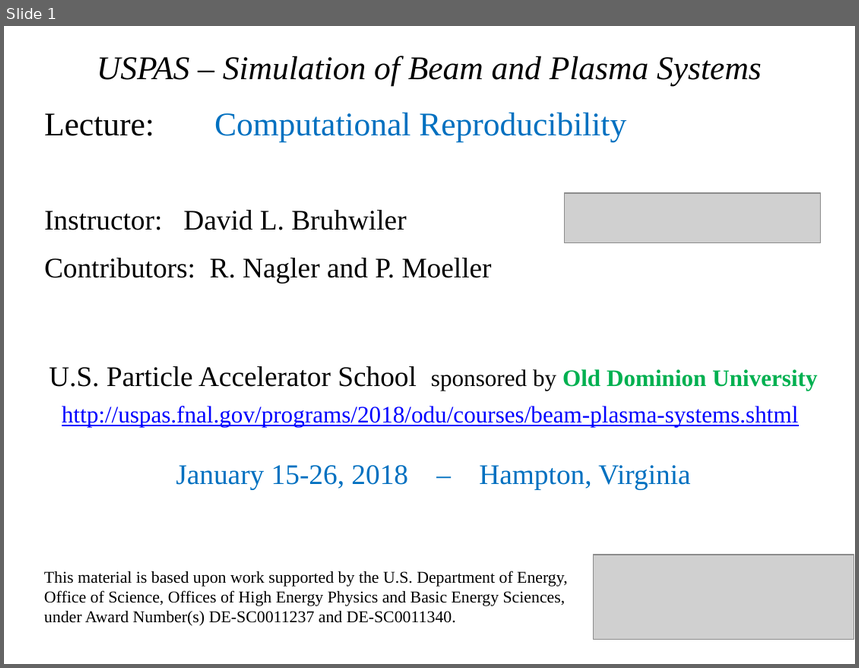
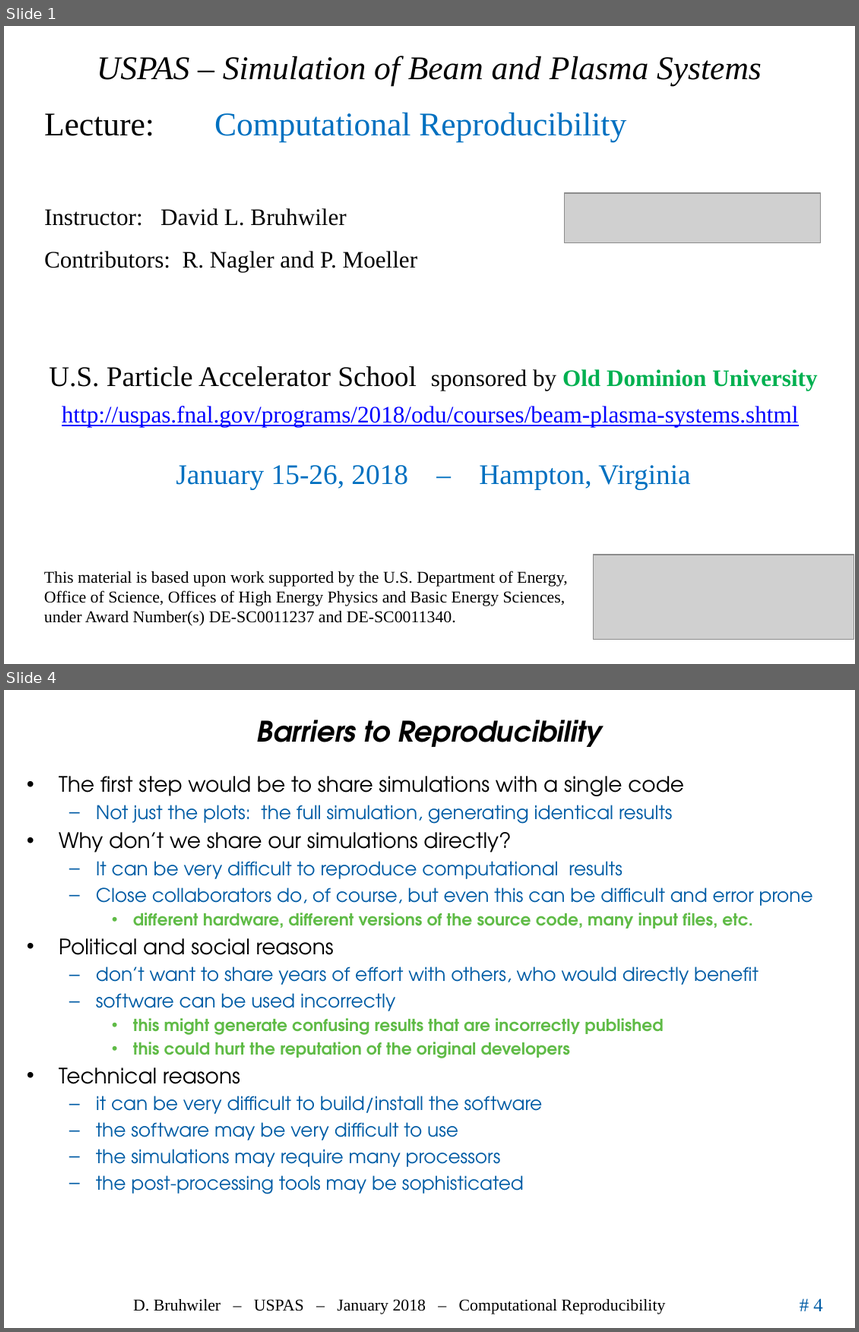
Before and after one commit to uspas/simbeamplasma18, a slide deck: computational_reproducibility/lecture/2018_ComputationalReproducibility_Bruhwiler_USPAS.pptx. Shown one above the other, each under a label of ours: slide 1 before the commit, slides 1 and 4 after it; the slides between them are not shown. The pictures are 859x668 and 859x1332 pixels, drawn with LibreOffice and Linux fonts; fonts in the diff are those of the drawing; grey boxes stand for pictures; background and template pictures are left out. Boxes give left, top, right and bottom in pixels: in the first picture for what was removed or moved away, otherwise in the second. Text is boxed around its words. In the diff, an @@ line names an element or a change of style, - is before the commit and + after.

```diff
--- a/computational_reproducibility/lecture/2018_ComputationalReproducibility_Bruhwiler_USPAS.pptx
+++ b/computational_reproducibility/lecture/2018_ComputationalReproducibility_Bruhwiler_USPAS.pptx
@@ slide 4 added at (4, 690, 855, 1328), background #FFFFFF @@
@@ title added at (256, 720, 603, 747), 24 pt, text #000000, bold, italic @@
+Barriers to Reproducibility
@@ text added at (59, 776, 813, 1195), 16 pt, text #005CA5 @@
+• The first step would be to share simulations with a single code
+  – Not just the plots: the full simulation, generating identical results
+• Why don’t we share our simulations directly?
+  – It can be very difficult to reproduce computational results
+  – Close collaborators do, of course, but even this can be difficult and error prone
+    • different hardware, different versions of the source code, many input files, etc.
+• Political and social reasons
+  – don’t want to share years of effort with others, who would directly benefit
+  – software can be used incorrectly
+    • this might generate confusing results that are incorrectly published
+    • this could hurt the reputation of the original developers
+• Technical reasons
+  – it can be very difficult to build/install the software
+  – the software may be very difficult to use
+  – the simulations may require many processors
+  – the post-processing tools may be sophisticated
@@ rectangle added at (74, 1281, 259, 1320), fill #FFFFFF, outline #FFFFFF 2 pt @@
@@ text added at (133, 1300, 666, 1315), 14 pt, text #000000 @@
+D. Bruhwiler – USPAS – January 2018 – Computational Reproducibility
@@ page number added at (813, 1299, 823, 1312), 16 pt, text #005CA5 @@
+# 4
@@ slide 1 changed as well @@
@@ text "Instructor: David L. Bruhwiler" at (44, 208, 418, 272): size 24 to 20 pt @@
```
Also in this commit, not shown: 8 other slides changed, 1 other slide added.
